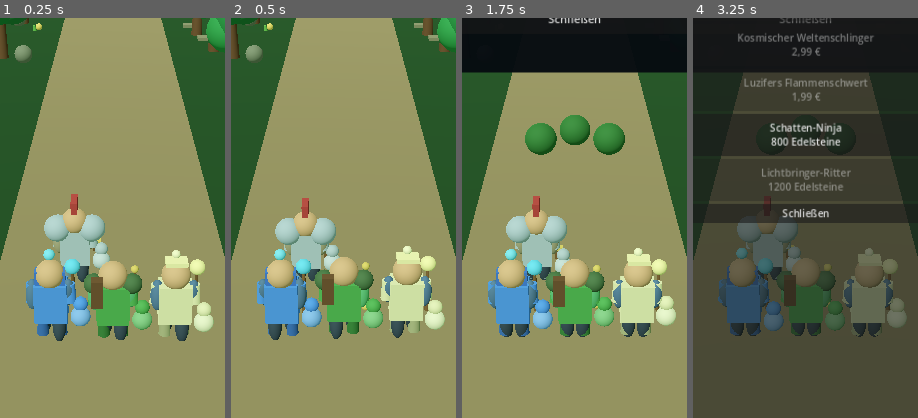
Above: before the commit, frames 1-4 (left to right).
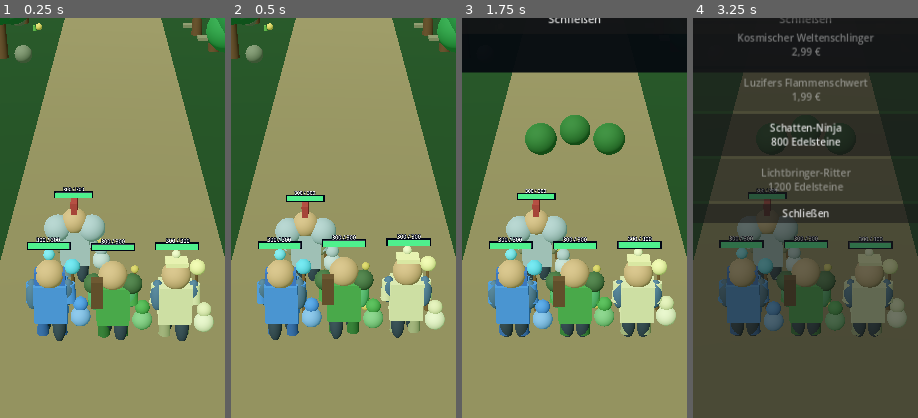
Above: after the commit, the same moments.

Repository: xynewageyx/TitanLegend
Game: Godot game, scene res://scenes/main.tscn
The game is run twice, just before and just after one commit, with the same random seed, the same clock (stepped at 60 frames per second) and the same inputs.
Inputs:
- Up to frame 1 (0.25 s): no input
- Up to frame 2 (0.5 s): no input
- Up to frame 3 (1.75 s): click "⚔ Kampf" at 0.5 s; click "◆ Juwelen" at 1.25 s
- Up to frame 4 (3.25 s): click "✦ Reink." at 2 s; click "▣ Shop" at 2.75 s
The pictures show only the part of the screen within x 25-75%, y 29-79%; the shares and areas given below are measured in that part.

The runs differ from the first frame. In frame 1, 1.8% of the frame differs, in the area x 12-89%, y 42-59%; in frame 2, 1.8%; in frame 3, 1.9%, in the area x 12-89%, y 42-58%; in frame 4, 1.8%.

Commit message:
Restore original Update 168 three-dimensional hero HP bars and hit/heal indicators

Diff:
--- a/scripts/team_formation.gd
+++ b/scripts/team_formation.gd
@@ -63,6 +63,7 @@
   heroes.append(hero)
   _build_hero(hero, role_ids[i], CLASS_COLORS[class_ids[i]])
   _decorate_class(hero, class_ids[i])
+  _create_hero_health_bar(hero)
   var pet := Node3D.new()
   pet.name = "PassivePet"
   pet.position = Vector3(0.76, 0.1, 0.12)
@@ -200,8 +201,62 @@
   tween.tween_property(protection_wall, "scale", Vector3(1.1, 1.12, 1.0), 0.12)
   tween.tween_property(protection_wall, "scale", Vector3.ONE, 0.2)
 
-func update_hero_health_bars(_hp_values: Array[int], _max_values: Array[int]) -> void:
- pass # Core combat health is owned by BattleManager.
+func _health_bar_piece(parent: Node3D, piece_name: String, tint: Color, depth: float) -> MeshInstance3D:
+ var piece := MeshInstance3D.new()
+ piece.name = piece_name
+ var mesh := QuadMesh.new()
+ mesh.size = Vector2(1.04, 0.14)
+ piece.mesh = mesh
+ var material := StandardMaterial3D.new()
+ material.albedo_color = tint
+ material.shading_mode = BaseMaterial3D.SHADING_MODE_UNSHADED
+ material.billboard_mode = BaseMaterial3D.BILLBOARD_ENABLED
+ material.no_depth_test = true
+ piece.material_override = material
+ piece.position.z = depth
+ parent.add_child(piece)
+ return piece
+
+func _create_hero_health_bar(hero: Node3D) -> void:
+ var bar := Node3D.new()
+ bar.name = "HeroHealthBar"
+ bar.position = Vector3(0.0, 2.68, 0.0)
+ hero.add_child(bar)
+ var frame: MeshInstance3D = _health_bar_piece(bar, "Frame", Color(0.02, 0.04, 0.08, 0.98), -0.012)
+ (frame.mesh as QuadMesh).size = Vector2(1.10, 0.20)
+ _health_bar_piece(bar, "Background", Color(0.18, 0.20, 0.24, 0.98), 0.0)
+ _health_bar_piece(bar, "Fill", Color(0.25, 0.88, 0.43), 0.018)
+ var value_label := Label3D.new()
+ value_label.name = "HPValue"
+ value_label.position = Vector3(0.0, 0.19, 0.04)
+ value_label.font_size = 34
+ value_label.pixel_size = 0.004
+ value_label.billboard = BaseMaterial3D.BILLBOARD_ENABLED
+ value_label.no_depth_test = true
+ value_label.modulate = Color(1.0, 1.0, 1.0, 0.98)
+ value_label.outline_modulate = Color(0.02, 0.04, 0.09, 1.0)
+ value_label.text = "HP"
+ bar.add_child(value_label)
+
+func update_hero_health_bars(hp_values: Array[int], max_values: Array[int]) -> void:
+ for i in range(mini(heroes.size(), mini(hp_values.size(), max_values.size()))):
+  var bar: Node3D = heroes[i].get_node_or_null("HeroHealthBar") as Node3D
+  if bar == null:
+   continue
+  var fill: MeshInstance3D = bar.get_node_or_null("Fill") as MeshInstance3D
+  if fill == null:
+   continue
+  var ratio: float = clampf(float(hp_values[i]) / float(maxi(1, max_values[i])), 0.0, 1.0)
+  fill.scale.x = maxf(0.0001, ratio)
+  fill.position.x = -0.52 * (1.0 - ratio)
+  fill.visible = ratio > 0.0
+  var hp_label: Label3D = bar.get_node_or_null("HPValue") as Label3D
+  if hp_label != null:
+   hp_label.text = "%d / %d" % [maxi(0, hp_values[i]), maxi(1, max_values[i])]
+   hp_label.modulate = Color(1.0, 0.62, 0.62) if ratio <= 0.25 else Color.WHITE
+  var material: StandardMaterial3D = fill.material_override as StandardMaterial3D
+  if material != null:
+   material.albedo_color = Color(0.94, 0.23, 0.20) if ratio <= 0.25 else (Color(0.97, 0.69, 0.22) if ratio <= 0.55 else Color(0.25, 0.88, 0.43))
 
 func set_class(slot: int, class_id: int) -> bool:
  if slot < 0 or slot >= 4 or class_id < 0 or class_id >= CLASS_NAMES.size():
